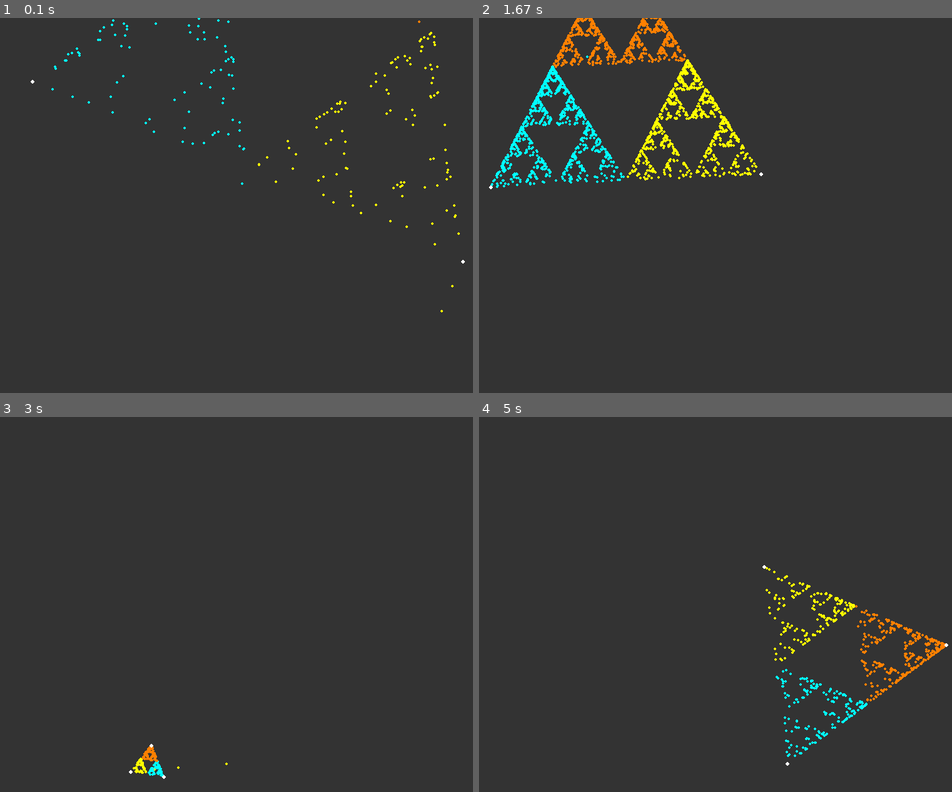
Above: before the commit, frames 1-4 (two rows, left to right).
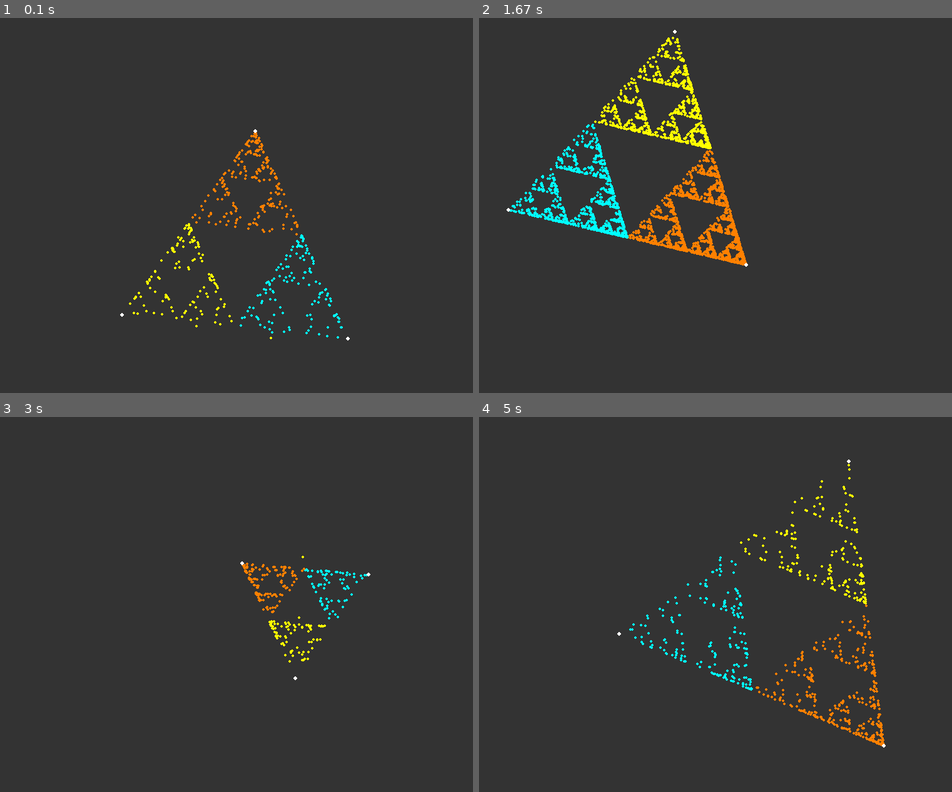
Above: after the commit, the same moments.

Repository: DHameete/pygames
Game: pygame game, started from 07_ChaosGame/main.py
Two runs of this game, one before a commit and one after it. Both use one fixed random seed, a clock stepped at 60 frames per second and the inputs below.
Inputs:
- Up to frame 1 (0.1 s): no input
- Up to frame 2 (1.67 s): tap Enter at 0.33 s
- Up to frame 3 (3 s): tap Space at 1.67, 2.07, 2.37, 2.57, 2.9 s
- Up to frame 4 (5 s): tap Space at 3.2, 3.4, 3.7, 3.97, 4.3, 4.6, 4.73 s

The runs differ from the first frame. In frame 1, 1.6% of the frame differs, in the area x 6-99%, y 0-86%; in frame 2, 7.2%, in the area x 2-61%, y 0-67%; in frame 3, 0.9%; in frame 4, 2.9%.

Commit message:
initialise based on radius and center point, to always draw inside screen

Diff:
--- a/07_ChaosGame/main.py
+++ b/07_ChaosGame/main.py
@@ -1,6 +1,6 @@
 import pygame
 from pygame.locals import *
-import sys, time
+import sys, time, math
 import random
 
 
@@ -15,18 +15,36 @@
 def init_chaos():
     points = []
 
-    for _ in range(3):
+    for _ in range(2):
         x = random.randint(0, width)
         y = random.randint(0, height)
         points.append(pygame.Vector2(x,y))
 
     diff_vec = points[1] - points[0]
     diff_vec.rotate_ip(60)
-    points[2] = points[0] + diff_vec
+    points.append(points[0] + diff_vec)
 
     if points[2].x < 0 or points[2].x > width or points[2].y < 0 or points[2].y > height:
         diff_vec.rotate_ip(-120)
         points[2] = points[0] + diff_vec
+
+    return points
+
+
+def init_chaos_mid():
+    points = []
+
+    r = random.randint(height/6, height/2)
+    x_mid = random.randint(r, width - r)
+    y_mid = random.randint(r, height - r)
+    a = random.randint(0,360)
+
+    for _ in range(3):
+        x = r * math.cos(a * math.pi / 180) + x_mid
+        y = r * math.sin(a * math.pi / 180) + y_mid
+        points.append(pygame.Vector2(x,y))
+
+        a += 120
 
     return points
 
@@ -38,16 +56,18 @@
     displaysurface = pygame.display.set_mode(display)
     pygame.display.set_caption("Chaos game")
 
-    points = init_chaos()
+    # Draw background
+    displaysurface.fill((51, 51, 51))
 
+    # Initialize shape
+    points = init_chaos_mid()
+
+    # Initialize starting position
     x_pos = random.randint(0, width)
     y_pos = random.randint(0, height)
     pos = pygame.Vector2(x_pos, y_pos)
 
     clr = BLUE
-
-    # Draw background
-    displaysurface.fill((51, 51, 51))
     now = time.time()
 
     # loop
@@ -58,12 +78,13 @@
                 sys.exit()
 
             if event.type == KEYDOWN:
-                points = init_chaos()
+                points = init_chaos_mid()
                 displaysurface.fill((51, 51, 51))
                 now = time.time()
 
+        # Keep track of time
         if time.time() - now > 3:
-            points = init_chaos()
+            points = init_chaos_mid()
             displaysurface.fill((51, 51, 51))
             now = time.time()
 
@@ -71,10 +92,7 @@
         for point in points:
             pygame.draw.circle(displaysurface, WHITE, point, 3)
 
-        # Update display
-        pygame.display.update()
-
-
+        # Draw new set of points
         for _ in range(50):
             r = random.randint(0,3)
 
@@ -89,6 +107,8 @@
                 clr = ORANGE
             pygame.draw.circle(displaysurface, clr, pos, 2)
 
+        # Update display
+        pygame.display.update()
 
 if __name__ == "__main__":
     main()
